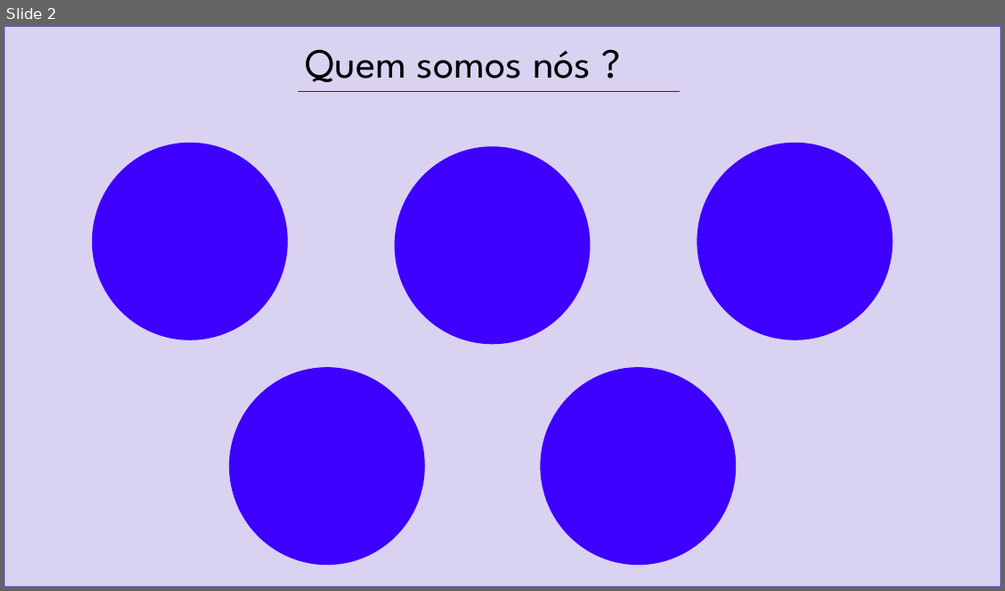
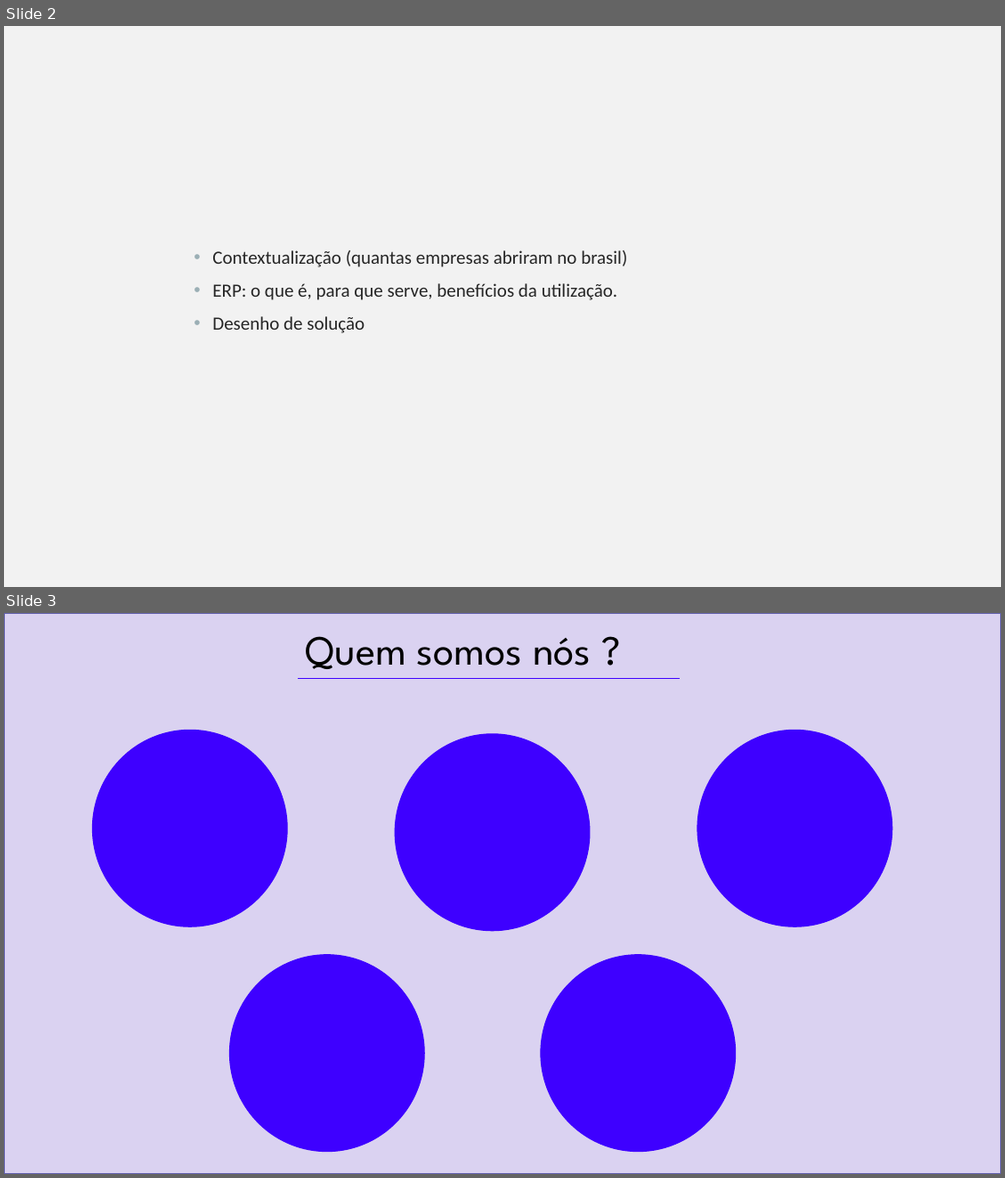
Before and after one commit to ogabrielalves/Sollute, a slide deck: Apresentação/Apresentação-Sollute.pptx. Shown one above the other, each under a label of ours: slide 2 before the commit, slides 2 and 3 after it. The pictures are 1005x591 and 1005x1178 pixels, drawn with LibreOffice and Linux fonts; fonts in the diff are those of the drawing. Boxes give left, top, right and bottom in pixels: in the first picture for what was removed or moved away, otherwise in the second. Text is boxed around its words. In the diff, an @@ line names an element or a change of style, - is before the commit and + after.

```diff
--- a/Apresentação/Apresentação-Sollute.pptx
+++ b/Apresentação/Apresentação-Sollute.pptx
@@ slide 2 added at (4,26,1001,587), background #F2F2F2 @@
@@ text added at (212,250,627,333), 18 pt, text #262626 @@
+• Contextualização (quantas empresas abriram no brasil)
+• ERP: o que é, para que serve, benefícios da utilização.
+• Desenho de solução
@@ what was slide 2 is now slide 3 @@
```
Also in this commit, not shown: 1 slide changed, 1 other slide added.
